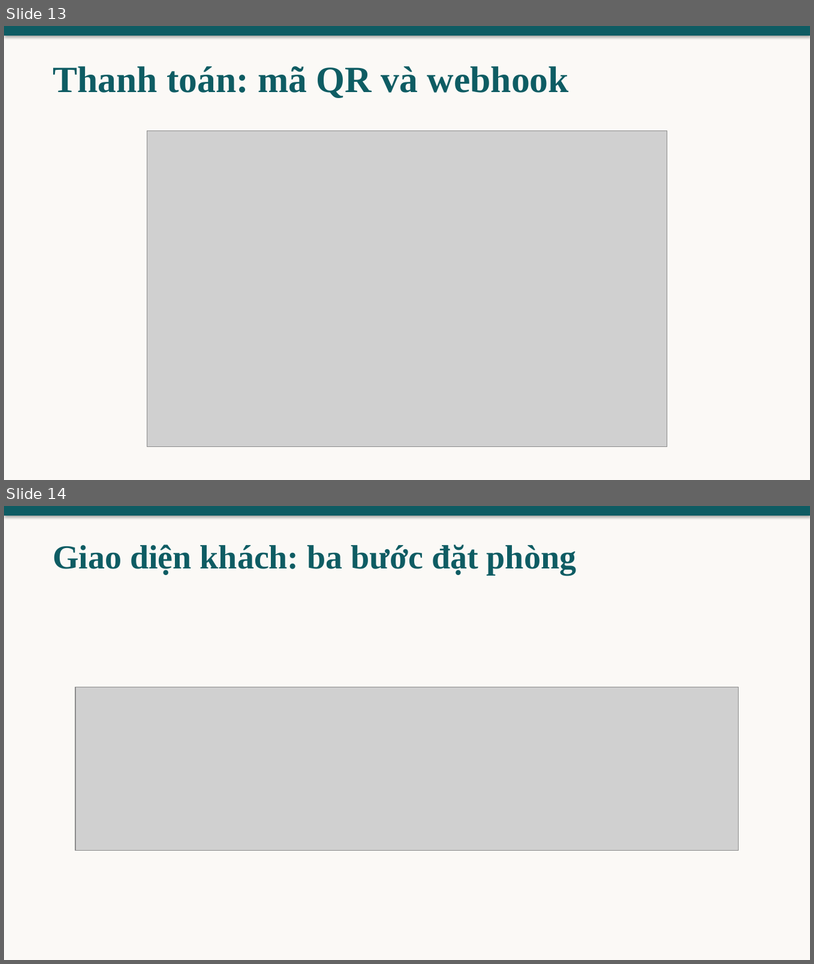
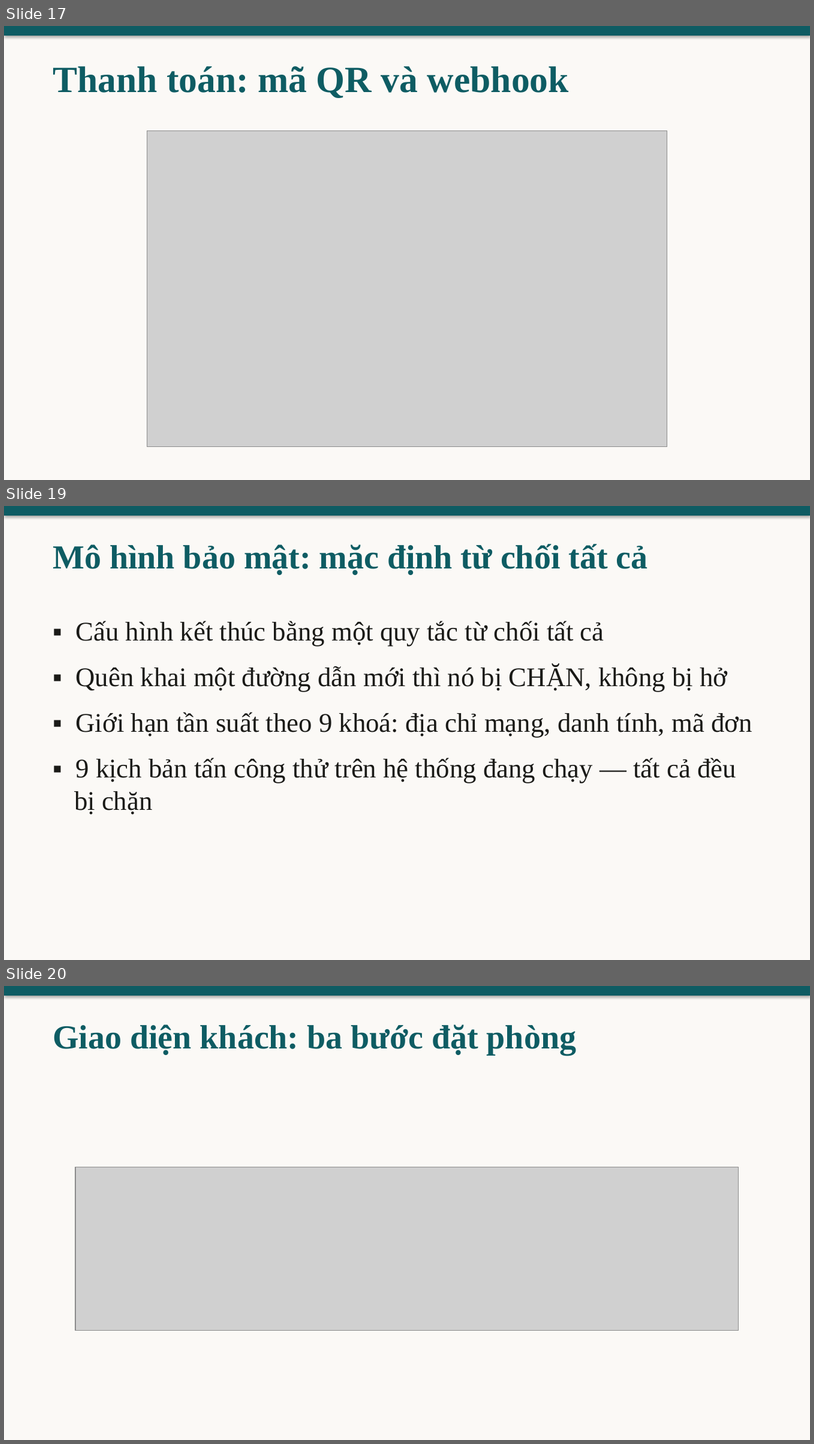
Before and after one commit to nhquan403/cn-dx23tt11-nguyenhongquan-homestay-tvu, a slide deck: thesis/abs/slide-bao-ve.pptx. Shown one above the other, each under a label of ours: slides 13 and 14 before the commit, slides 17, 19 and 20 after it; the slides between them are not shown. The pictures are 814x964 and 814x1444 pixels, drawn with LibreOffice and Linux fonts; fonts in the diff are those of the drawing; grey boxes stand for pictures. Boxes give left, top, right and bottom in pixels: in the first picture for what was removed or moved away, otherwise in the second. Text is boxed around its words. In the diff, an @@ line names an element or a change of style, - is before the commit and + after.

```diff
--- a/thesis/abs/slide-bao-ve.pptx
+++ b/thesis/abs/slide-bao-ve.pptx
@@ slide 19 added at (4,506,810,960), background #FBF9F6 @@
@@ rectangle added at (4,506,810,516), fill #0E5C63 @@
@@ text added at (53,544,648,575), 40 pt, text #0E5C63, bold @@
+Mô hình bảo mật: mặc định từ chối tất cả
@@ text added at (74,621,752,814), 32 pt, text #1A1A17 @@
+▪ Cấu hình kết thúc bằng một quy tắc từ chối tất cả
+▪ Quên khai một đường dẫn mới thì nó bị CHẶN, không bị hở
+▪ Giới hạn tần suất theo 9 khoá: địa chỉ mạng, danh tính, mã đơn
+▪ 9 kịch bản tấn công thử trên hệ thống đang chạy — tất cả đều bị chặn
@@ what was slide 13 is now slide 17 @@
@@ what was slide 14 is now slide 20 @@
```
Also in this commit, not shown: 6 other slides added, 6 other files.
